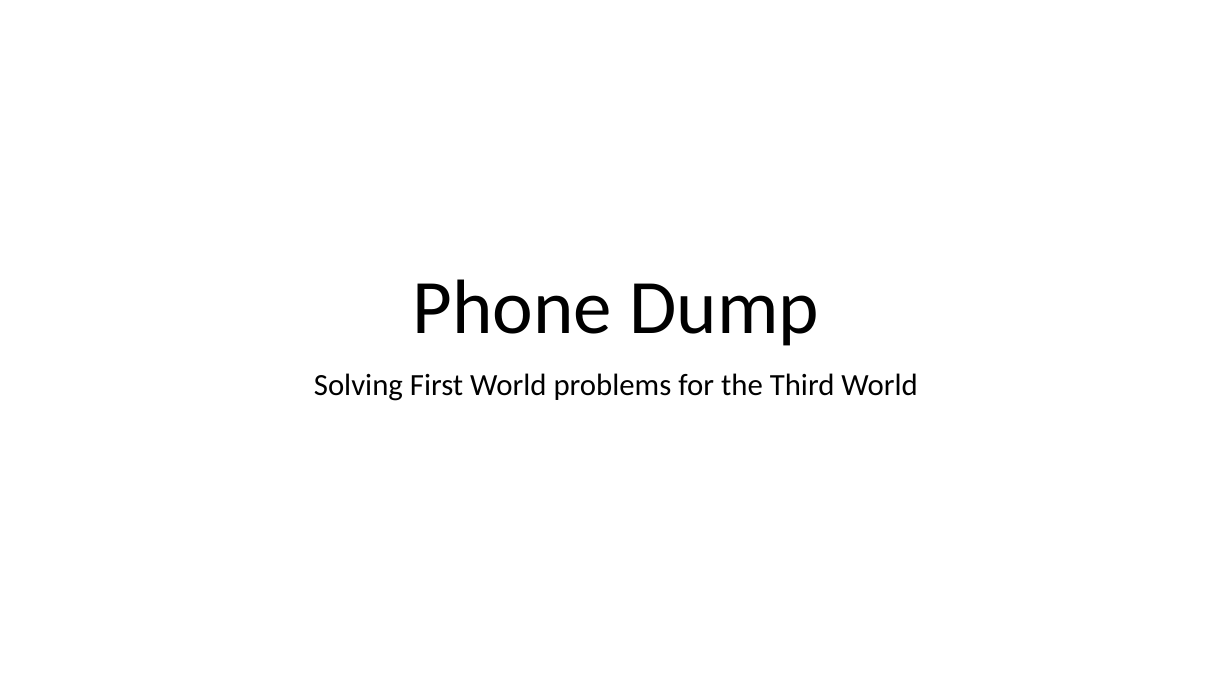
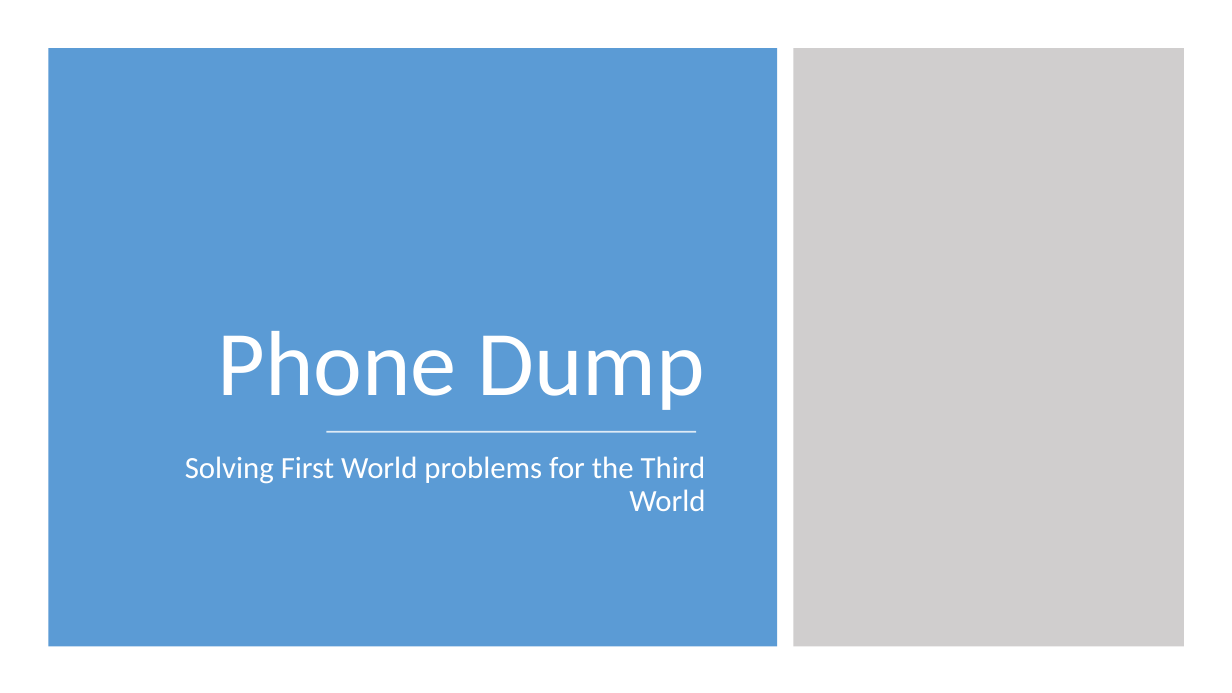
Before and after one commit to JordoCo/DXHack2016, a slide deck: slide 1 of Presentation/PhoneDump.pptx. Drawn at 1232x693 pixels with LibreOffice and Linux fonts; fonts in the diff are those of the drawing. Boxes give left, top, right and bottom in pixels: in the first picture for what was removed or moved away, otherwise in the second. Text is boxed around its words. In the diff, an @@ line names an element or a change of style, - is before the commit and + after.

Commit message:
Updated PowerPoint Deck
Changed theme, added problem statement slide and DevOps slide.

```diff
--- a/Presentation/PhoneDump.pptx
+++ b/Presentation/PhoneDump.pptx
@@ rectangle added at (x1=48, y1=48, x2=777, y2=646), fill #5B9BD5 @@
@@ rectangle added at (x1=794, y1=48, x2=1185, y2=646), fill #D0CECE @@
@@ title "Phone Dump" moved from (x1=413, y1=279, x2=819, y2=346) to (x1=217, y1=331, x2=706, y2=410) @@
@@ title "Phone Dump" at (x1=217, y1=331, x2=706, y2=410): size 60 to 72 pt, text colour #000000 to #FFFFFF; alignment centre to right @@
@@ subtitle "Solving First World problems for ..." moved from (x1=314, y1=373, x2=917, y2=401) to (x1=185, y1=456, x2=706, y2=511) @@
@@ subtitle "Solving First World problems for ..." at (x1=185, y1=456, x2=706, y2=511): text colour #000000 to #FFFFFF; alignment centre to right @@
@@ line added from (326, 432) to (696, 432), #FFFFFF 1.5 pt @@
```
Also in this commit, not shown: 2 other slides changed, 1 slide added, 1 other file.
